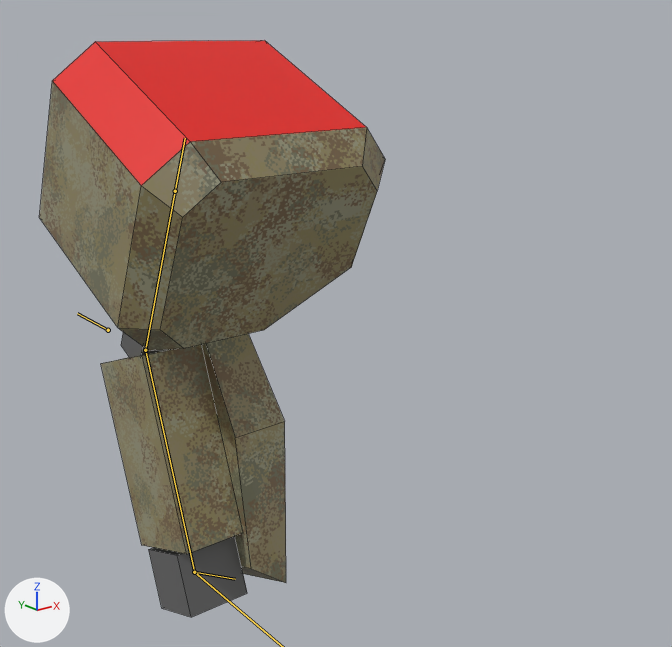
Renders of the Blender file resources/mechparts/arml/mech_arml10.blend from each side of a commit.
Camera for both pictures: a 50 mm camera at (-0.591, -1.382, 0.254) aimed at (0.327, -0.234, -0.205). Every picture has the same lights, and +X, +Y and +Z are marked at lower left. The bones that bend it are drawn over the model as lines. Mesh edges are drawn as thin lines.

The first picture shows 'arm'.
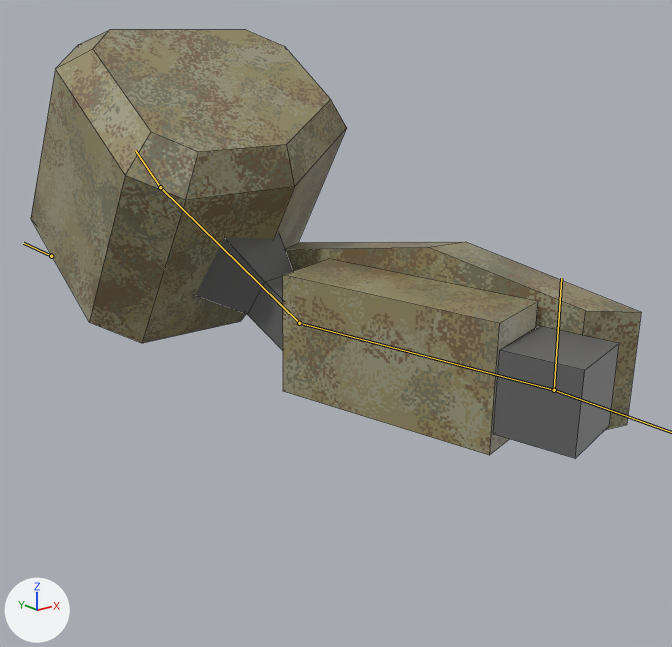
The newer file adds an action. The first version stands in its rest pose; the second is drawn at frame 10 of the action 'shoot'.

What differs and where, as boxes (x1, y1, x2, y2) in the pictures (672 x 647 px):
'arm', posed (76% wider, 26% shorter)
    before: (39, 41, 385, 617)
    after: (31, 30, 641, 458)
bone 'arm_ik_pole', root to tip
    before: (108, 330) to (77, 313)
    after: (51, 256) to (23, 243)
bone 'upper', root to tip
    before: (175, 191) to (145, 350)
    after: (160, 187) to (299, 323)
bone 'shoulder', root to tip
    before: (175, 191) to (185, 138)
    after: (160, 187) to (135, 150)

The change, as a list of edits to the scene's bpy script:
```text
Change bone_arm_ik_pole:
    where bone_arm_ik_pole = bpy.data.objects['Armature'].pose.bones['arm_ik_pole']
    bone_arm_ik_pole.location: (0.0, 0.0, 0.0) -> (-0.083, 0.05, 0.156)
Change bone_arm_ik_target:
    where bone_arm_ik_target = bpy.data.objects['Armature'].pose.bones['arm_ik_target']
    bone_arm_ik_target.location: (0.0, 0.0, 0.0) -> (-0.2, 0.65, 0.521)
Change bone_upper:
    where bone_upper = bpy.data.objects['Armature'].pose.bones['upper']
    bone_upper.location: (0.0, 0.0, 0.0) -> (0.0, 0.021, -0.046)
Change bone_shoulder:
    where bone_shoulder = bpy.data.objects['Armature'].pose.bones['shoulder']
    bone_shoulder.location: (0.0, 0.0, 0.0) -> (0.0, -0.021, -0.045)
```
